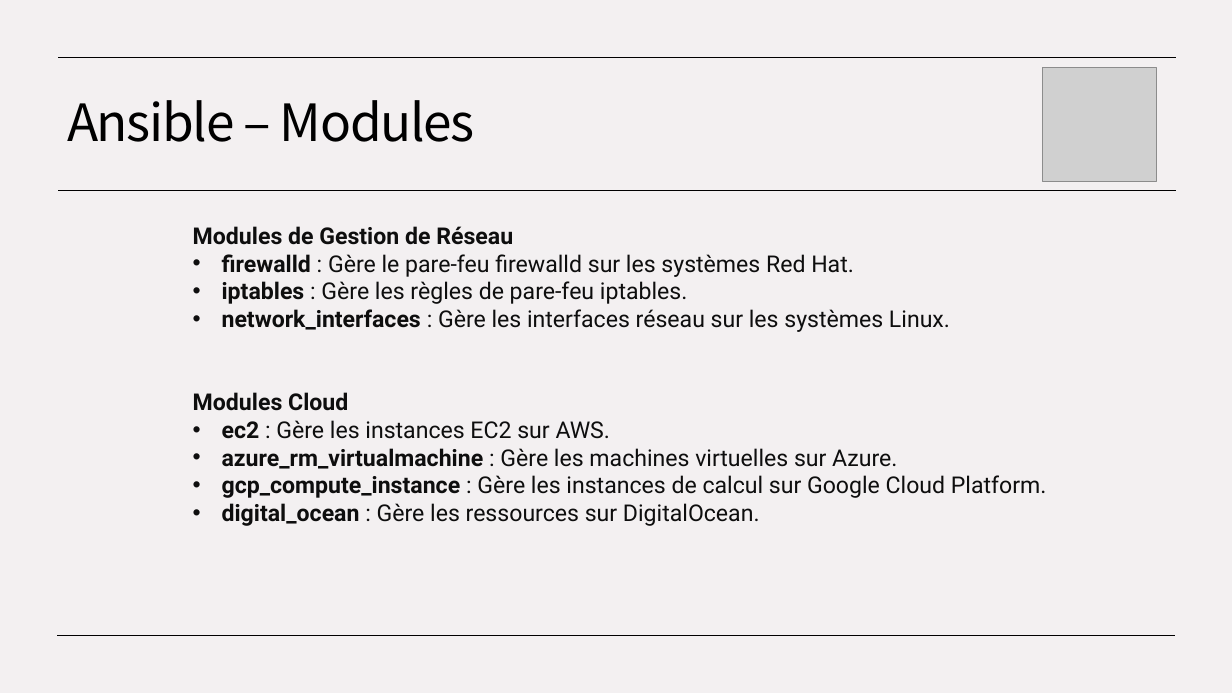
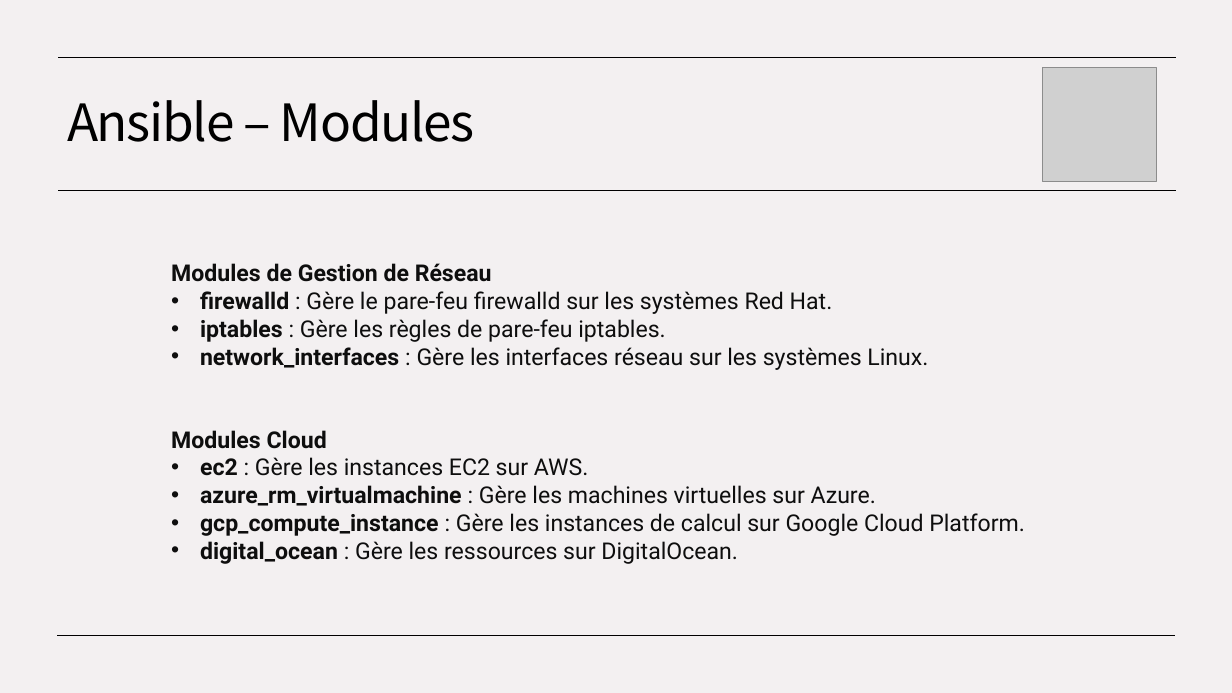
Before and after one commit to ConstevoTechnologies/EPSI---IaC, a slide deck: slide 29 of EPSI - Module IaC.pptx. Drawn at 1232x693 pixels with LibreOffice and Linux fonts; fonts in the diff are those of the drawing; grey boxes stand for pictures. Boxes give left, top, right and bottom in pixels: in the first picture for what was removed or moved away, otherwise in the second. Text is boxed around its words. In the diff, an @@ line names an element or a change of style, - is before the commit and + after.

```diff
--- a/EPSI - Module IaC.pptx
+++ b/EPSI - Module IaC.pptx
@@ text "Modules de Gestion de Réseau": place and size @@
-text "Modules de Gestion de Réseau" at [193, 226, 1047, 526]
+text "Modules de Gestion de Réseau" at [171, 263, 1025, 564]
```
Also in this commit, not shown: 8 other slides changed.
